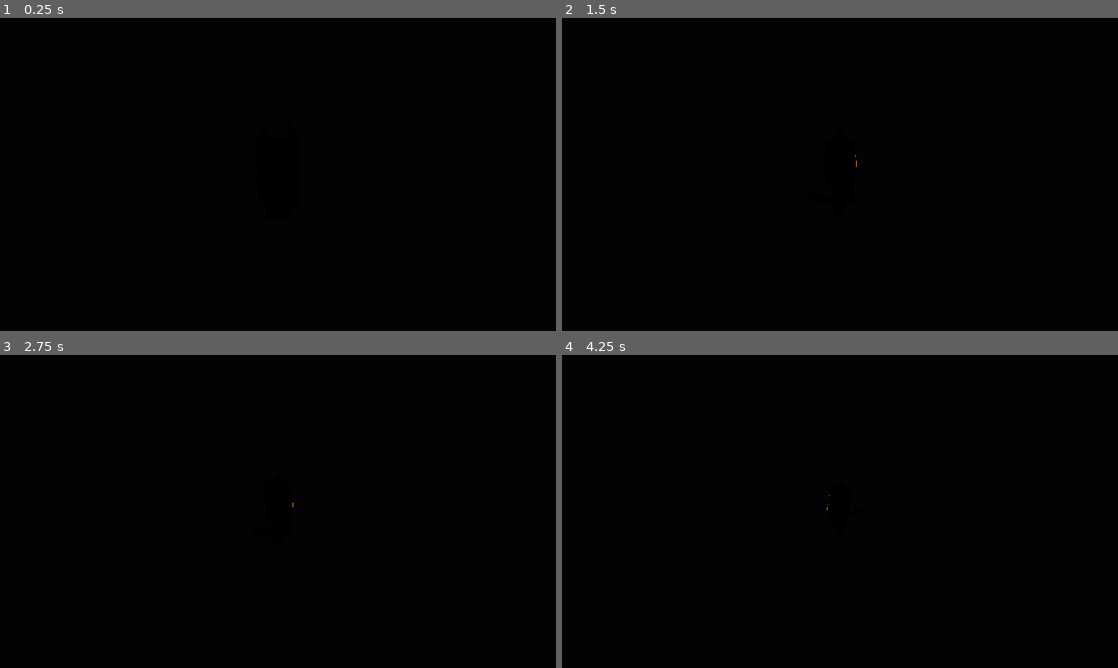
Above: before the commit, frames 1-4 (two rows, left to right).
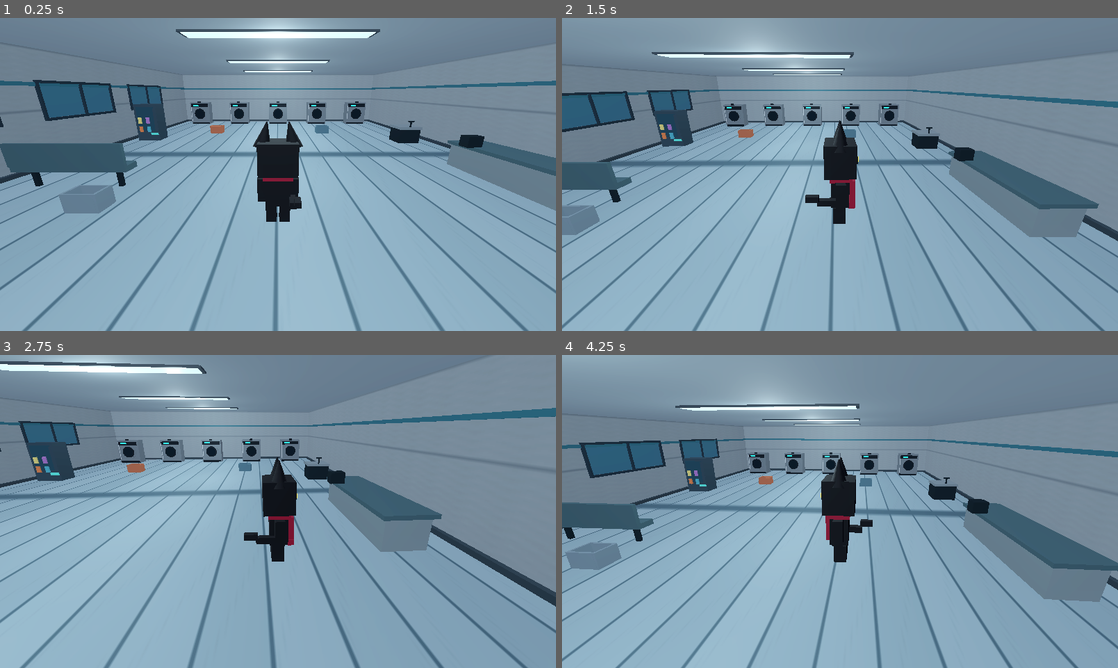
Above: after the commit, the same moments.

Repository: jhooni467/Brain-Concept-
Game: Godot game, scene res://scenes/main.tscn
The game is run twice, just before and just after one commit, with the same random seed, the same clock (stepped at 60 frames per second) and the same inputs.
Inputs (mouse positions are in pixels of both pictures, inside the frame that each line leads up to):
- Up to frame 1 (0.25 s): no input
- Up to frame 2 (1.5 s): tap Enter at 0.5 s; move the mouse to (962, 158) at 0.52 s; hold D (move_right) 0.53-1.25 s; click (962, 158) at 0.67 s; tap Space (jump) at 0.77 s; drag from (728, 190) to (812, 237) at 1.27 s
- Up to frame 3 (2.75 s): move the mouse to (333, 442) at 2.02 s; hold D (move_right) from 2.03 s (still down)
- Up to frame 4 (4.25 s): release D (move_right) at 2.75 s; drag from (812, 574) to (673, 464) at 2.77 s; move the mouse to (1006, 558) at 3.52 s; hold A (move_left) from 3.53 s (still down); tap Space (jump) at 3.77 s

The runs differ from the first frame. In frame 1, 100% of the frame differs, in the area x 0-100%, y 0-100%; in frame 2, 100%; in frame 3, 99%; in frame 4, 100%.
Error before the commit: Parse Error: Cannot infer the type of "product_color" variable because the value doesn't have a set type. (res://scripts/world/prototype_laundromat.gd:292)

Commit message:
fix: explicitly type vending machine product colors

Diff:
--- a/scripts/world/prototype_laundromat.gd
+++ b/scripts/world/prototype_laundromat.gd
@@ -288,8 +288,14 @@
 	_add_box_mesh(machine, "VendingControl", Vector3(0.22, 1.62, 0.08), Vector3(0.68, 1.5, 0.66), body_material)
 	_add_box_mesh(machine, "VendingSlot", Vector3(0.52, 0.16, 0.08), Vector3(0.47, 0.48, 0.66), _make_emission_material(Color(0.3, 0.74, 0.68), Color(0.08, 0.35, 0.3), 0.6))
 
-	for product_index in range(4):
-		var product_color := [Color(0.7, 0.38, 0.22), Color(0.25, 0.52, 0.58), Color(0.72, 0.66, 0.36), Color(0.52, 0.35, 0.58)][product_index]
+	var product_colors: Array[Color] = [
+		Color(0.7, 0.38, 0.22),
+		Color(0.25, 0.52, 0.58),
+		Color(0.72, 0.66, 0.36),
+		Color(0.52, 0.35, 0.58)
+	]
+	for product_index in range(product_colors.size()):
+		var product_color: Color = product_colors[product_index]
 		_add_box_mesh(machine, "Product_%d" % product_index, Vector3(0.22, 0.42, 0.12), Vector3(-0.42 + float(product_index % 2) * 0.56, 0.82 + float(floori(float(product_index) / 2.0)) * 0.62, 0.72), _make_material(product_color, 0.45))
 
 
